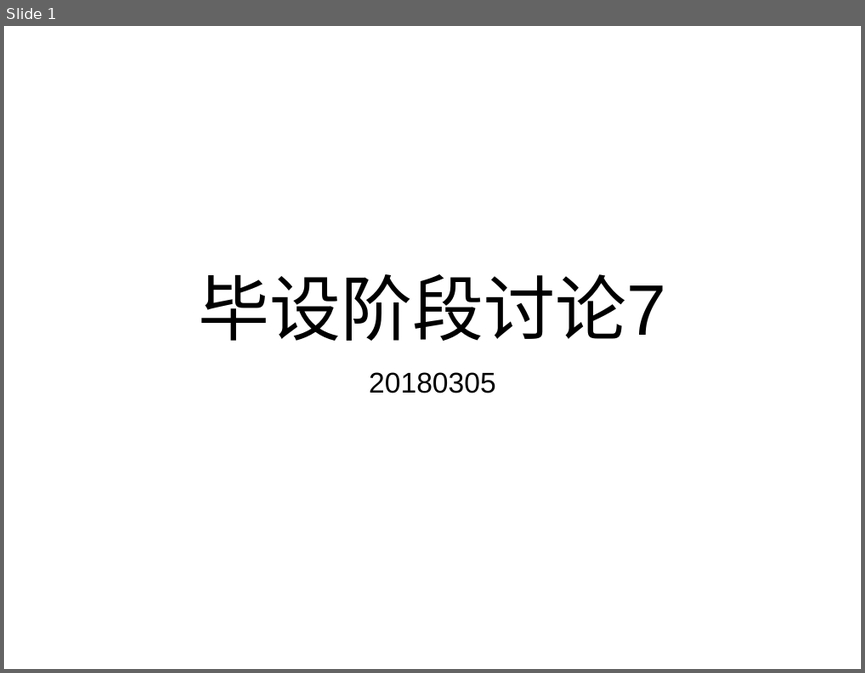
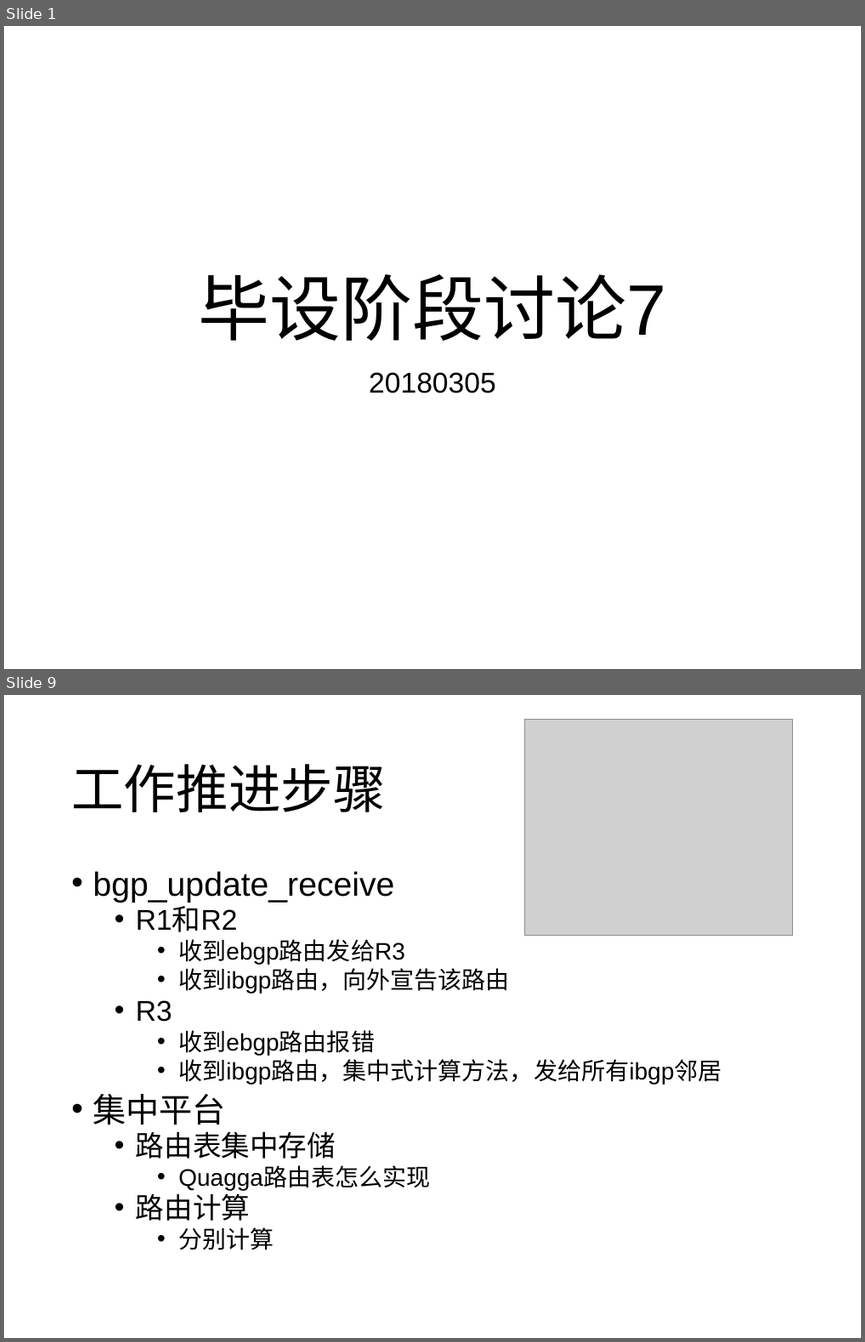
Before and after one commit to wangqing93/ibgp_exp, a slide deck: doc/毕设阶段讨论7.pptx. Shown one above the other, each under a label of ours: slide 1 before the commit, slides 1 and 9 after it; the slides between them are not shown. The pictures are 865x673 and 865x1342 pixels, drawn with LibreOffice and Linux fonts; fonts in the diff are those of the drawing; grey boxes stand for pictures. Boxes give left, top, right and bottom in pixels: in the first picture for what was removed or moved away, otherwise in the second. Text is boxed around its words. In the diff, an @@ line names an element or a change of style, - is before the commit and + after.

```diff
--- a/doc/毕设阶段讨论7.pptx
+++ b/doc/毕设阶段讨论7.pptx
@@ slide 9 added at box(4, 695, 861, 1338), background #FFFFFF @@
@@ picture added at box(525, 719, 792, 935) @@
@@ title added at box(71, 764, 386, 812), 44 pt, text #000000 @@
+工作推进步骤
@@ text added at box(93, 871, 721, 1250), 20 pt, text #000000 @@
+• bgp_update_receive
+  • R1和R2
+    • 收到ebgp路由发给R3
+    • 收到ibgp路由，向外宣告该路由
+  • R3
+    • 收到ebgp路由报错
+    • 收到ibgp路由，集中式计算方法，发给所有ibgp邻居
+• 集中平台
+  • 路由表集中存储
+    • Quagga路由表怎么实现
+  • 路由计算
+    • 分别计算
```
Also in this commit, not shown: 9 other slides added.
